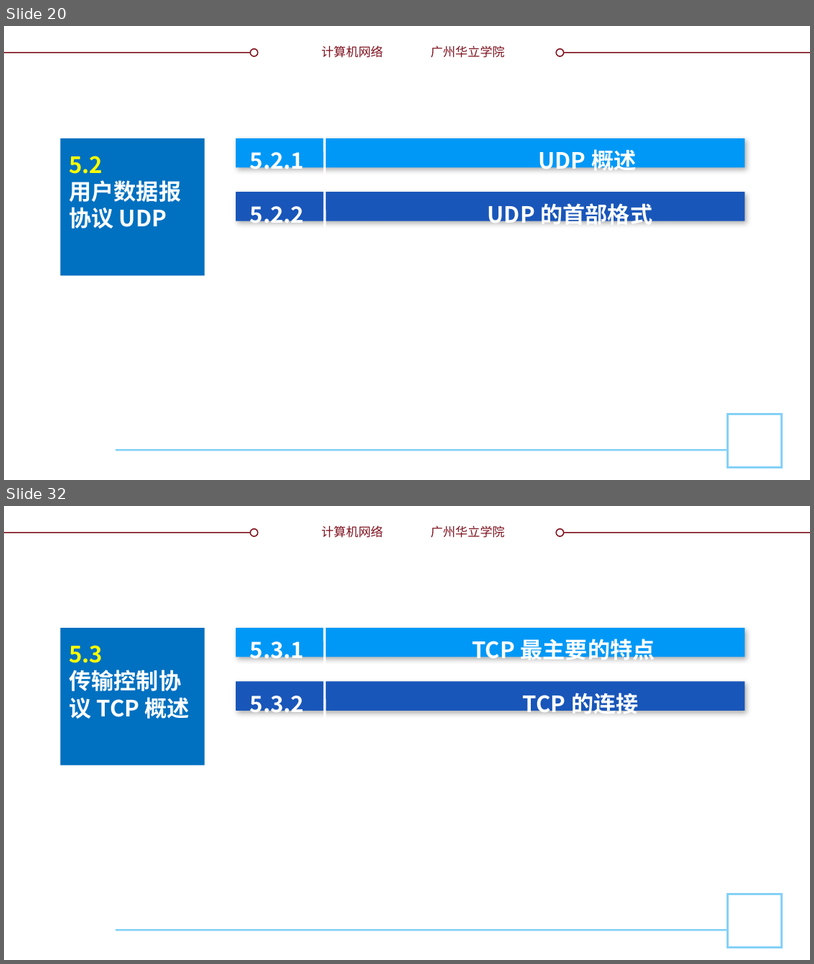
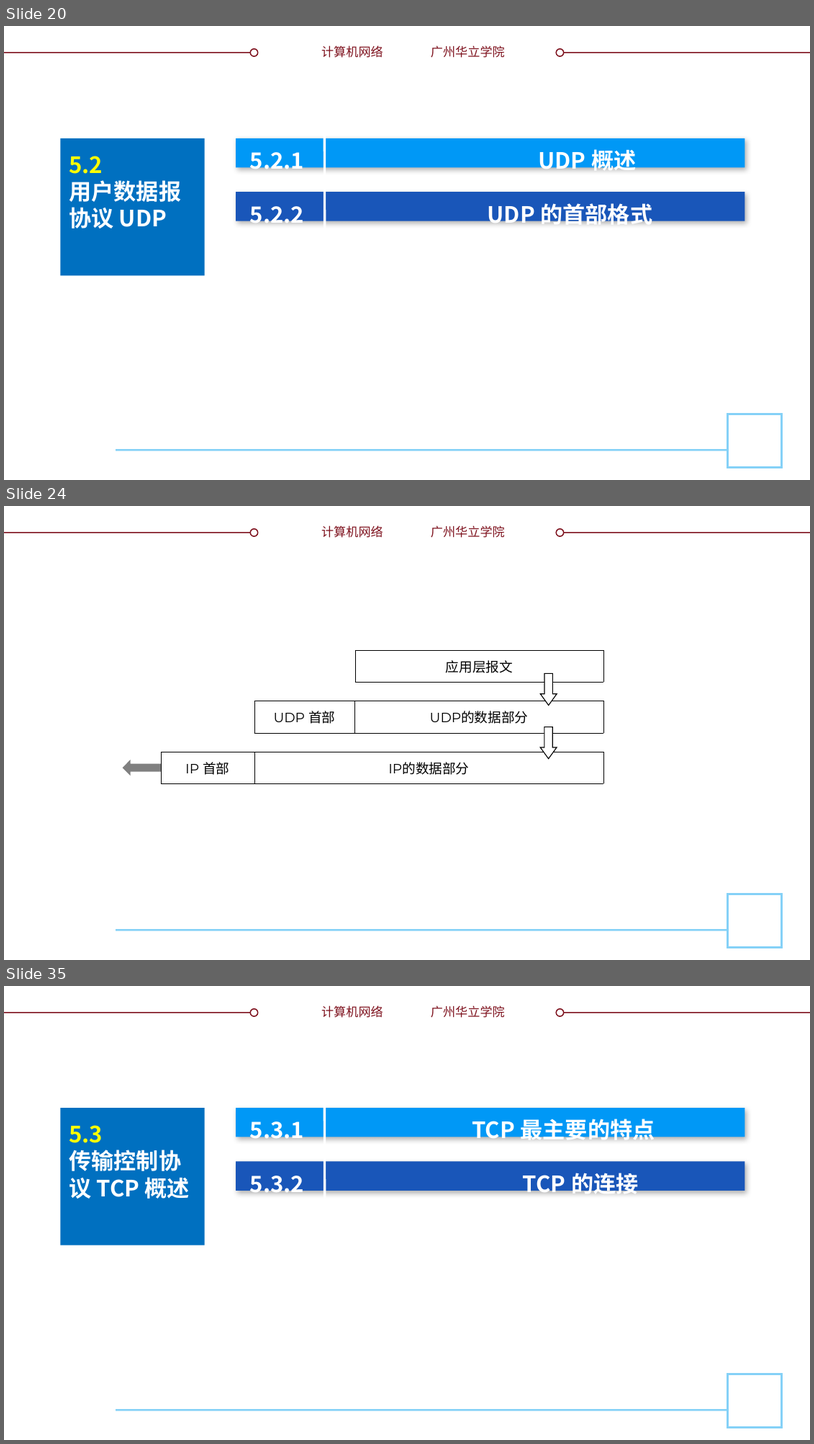
Before and after one commit to glplaman/glplaman.github.io, a slide deck: network/ppt/chap5.pptx. Shown one above the other, each under a label of ours: slides 20 and 32 before the commit, slides 20, 24 and 35 after it; the slides between them are not shown. The pictures are 814x964 and 814x1444 pixels, drawn with LibreOffice and Linux fonts; fonts in the diff are those of the drawing; background and template pictures are left out. Boxes give left, top, right and bottom in pixels: in the first picture for what was removed or moved away, otherwise in the second. Text is boxed around its words. In the diff, an @@ line names an element or a change of style, - is before the commit and + after.

```diff
--- a/network/ppt/chap5.pptx
+++ b/network/ppt/chap5.pptx
@@ slide 24 added at (4, 506, 810, 960), background #FFFFFF; not listed: 9 template elements that a slide beside it also shows @@
@@ table added at (355, 650, 604, 682), 1 rows, 1 columns @@
+应用层报文
@@ down arrow added at (541, 674, 557, 705), fill #FFFFFF, outline #000000 0.75 pt @@
@@ table added at (255, 701, 604, 733), 1 rows, 2 columns @@
+UDP 首部 | UDP的数据部分
@@ down arrow added at (540, 727, 556, 759), fill #FFFFFF, outline #000000 0.75 pt @@
@@ down arrow added at (123, 760, 161, 776), fill #808080 @@
@@ table added at (160, 752, 603, 783), 1 rows, 2 columns @@
+IP 首部 | IP的数据部分
@@ what was slide 32 is now slide 35 @@
```
Also in this commit, not shown: 17 slides changed, 2 other slides added, 19 other files.
